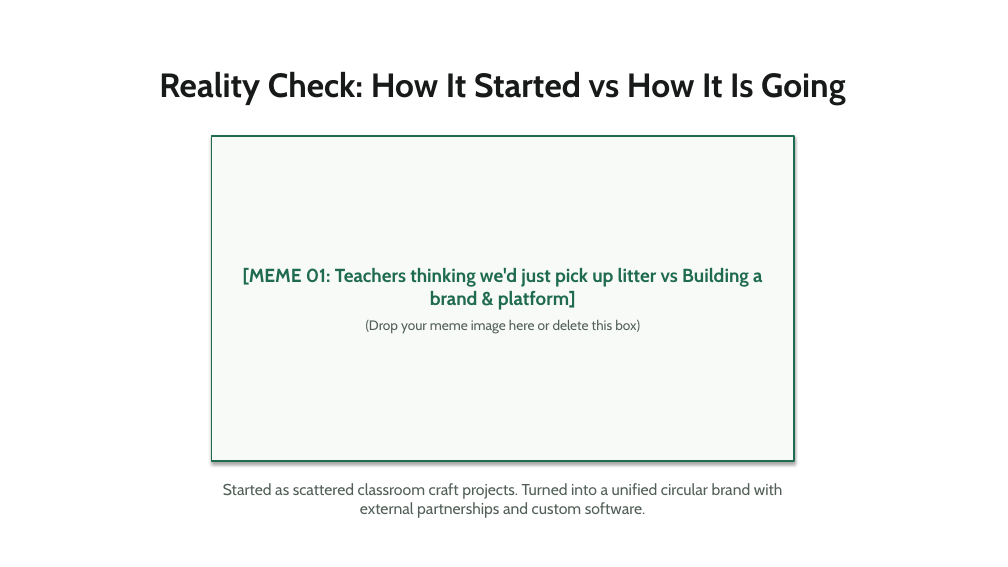
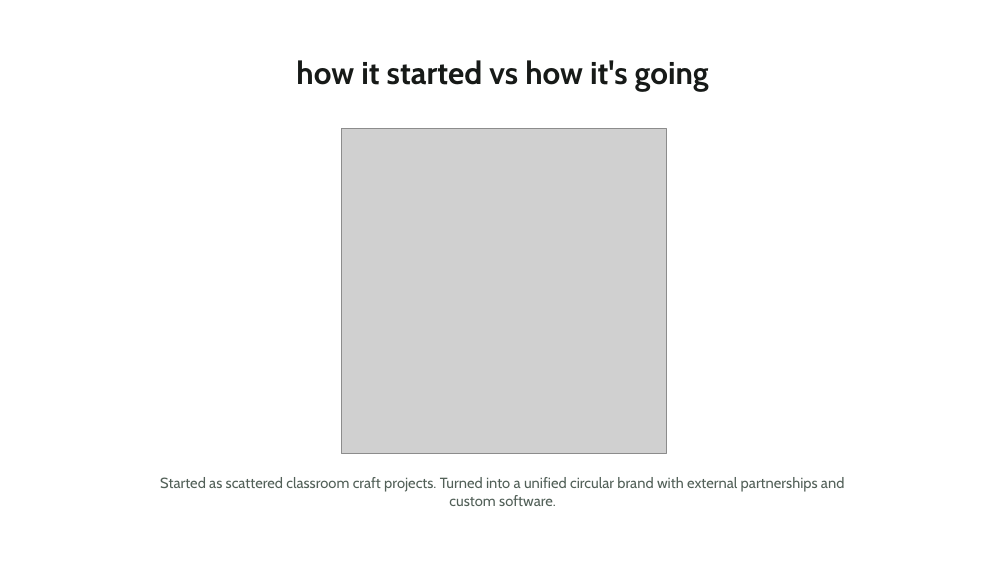
Before and after one commit to Harman209/ecoloop, a slide deck: slide 4 of docs/presentation/ecoloop-presentation.pptx. Drawn at 1008x567 pixels with LibreOffice and Linux fonts; fonts in the diff are those of the drawing; grey boxes stand for pictures. Boxes give left, top, right and bottom in pixels: in the first picture for what was removed or moved away, otherwise in the second. Text is boxed around its words. In the diff, an @@ line names an element or a change of style, - is before the commit and + after.

Commit message:
update meme slides with big memes, custom titles, and clean chatgpt landing screen

```diff
--- a/docs/presentation/ecoloop-presentation.pptx
+++ b/docs/presentation/ecoloop-presentation.pptx
@@ text at <box>296,60,709,91</box>: text changed; size 32 to 30 pt @@
-Reality Check: How It Started vs How It Is Going
+how it started vs how it's going
@@ rectangle removed at <box>212,136,794,461</box> @@
-[MEME 01: Teachers thinking we'd just pick up litter vs Building a brand & platform]
-(Drop your meme image here or delete this box)
@@ picture added at <box>341,129,666,454</box> @@
@@ text "Started as scattered classroom craft ...": place and size @@
-text "Started as scattered classroom craft ..." at <box>223,483,783,518</box>
+text "Started as scattered classroom craft ..." at <box>160,477,844,506</box>
@@ text "Started as scattered classroom craft ..." at <box>160,477,844,506</box>: size 15 to 14 pt @@
```
Also in this commit, not shown: 1 other slide changed, 2 slides added, 2 slides removed, 8 other files.
